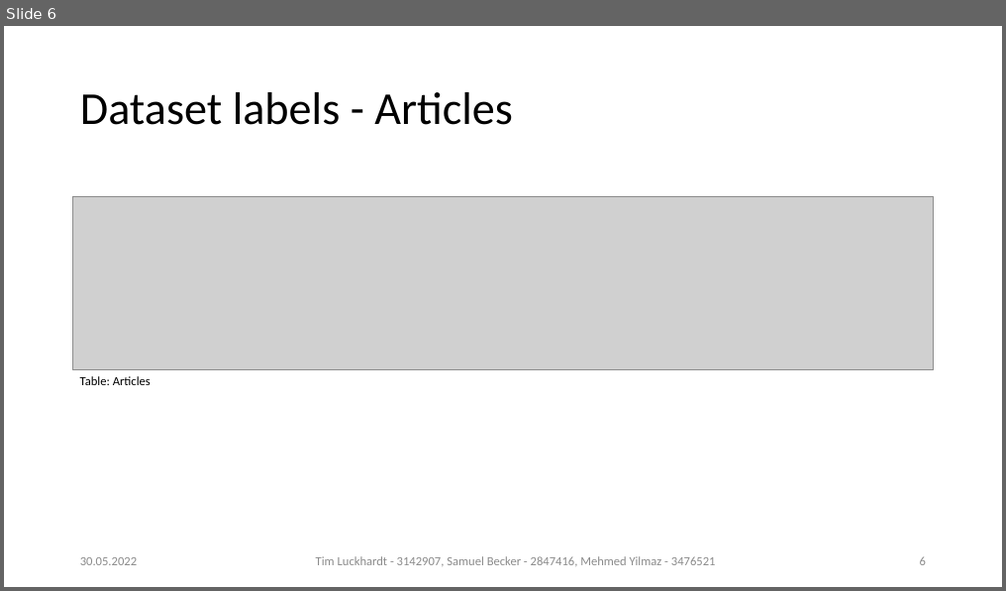
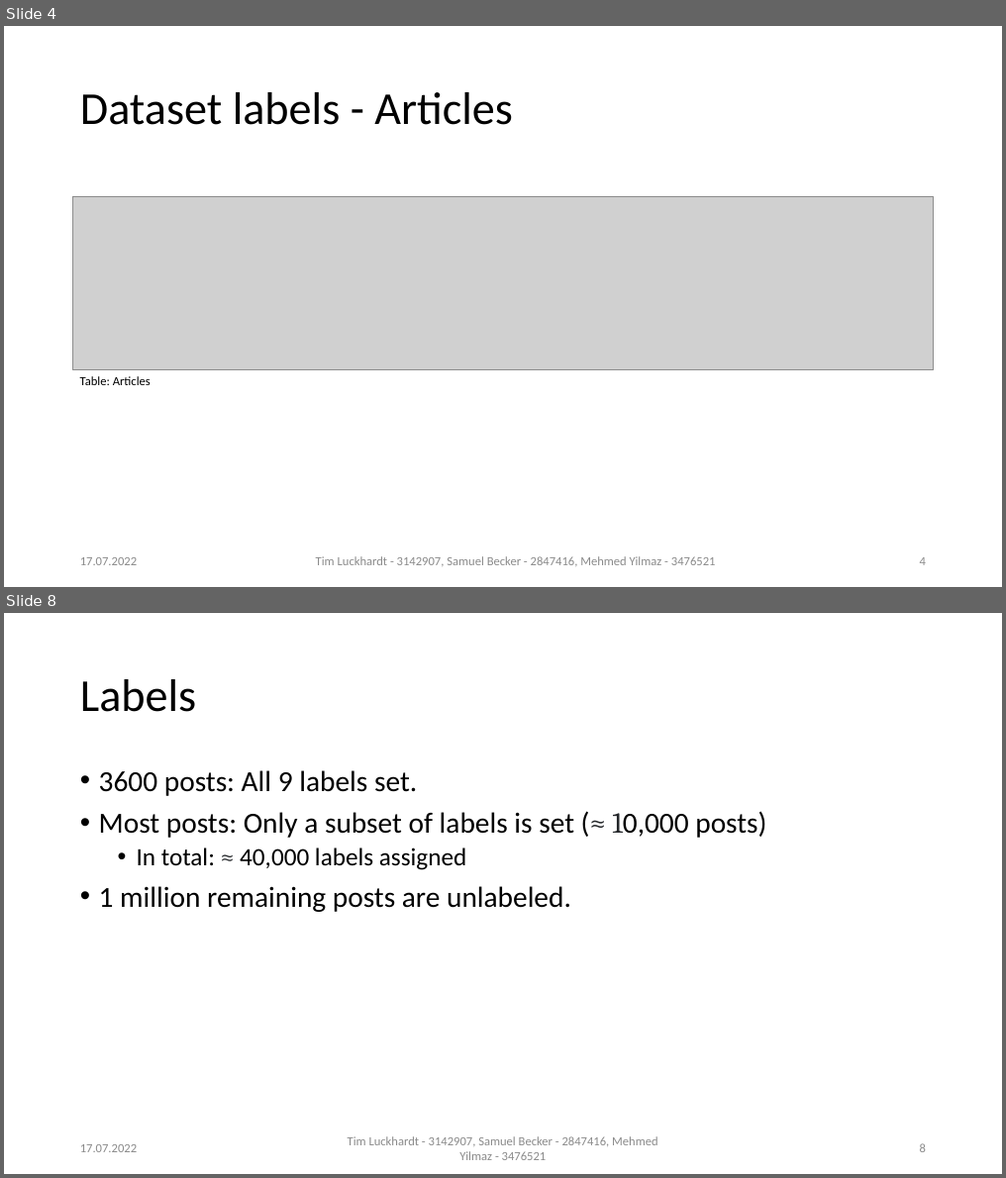
Before and after one commit to TLuckh/GermanArticlesNLP, a slide deck: Team10_ProblemFormulation.pptx. Shown one above the other, each under a label of ours: slide 6 before the commit, slides 4 and 8 after it; the slides between them are not shown. The pictures are 1006x591 and 1006x1178 pixels, drawn with LibreOffice and Linux fonts; fonts in the diff are those of the drawing; grey boxes stand for pictures. Boxes give left, top, right and bottom in pixels: in the first picture for what was removed or moved away, otherwise in the second. Text is boxed around its words. In the diff, an @@ line names an element or a change of style, - is before the commit and + after.

```diff
--- a/Team10_ProblemFormulation.pptx
+++ b/Team10_ProblemFormulation.pptx
@@ slide 8 added at (4,613,1002,1174), background #FFFFFF @@
@@ title added at (80,679,196,712), 44 pt, text #000000 @@
+Labels
@@ text added at (99,770,766,912), 28 pt, text #000000 @@
+• 3600 posts: All 9 labels set.
+• Most posts: Only a subset of labels is set (≈ 10,000 posts)
+  • In total: ≈ 40,000 labels assigned
+• 1 million remaining posts are unlabeled.
@@ text added at (80,1145,137,1153), 12 pt, text #8C8C8C @@
+17.07.2022
@@ text added at (348,1137,658,1160), 12 pt, text #8C8C8C @@
+Tim Luckhardt - 3142907, Samuel Becker - 2847416, Mehmed Yilmaz - 3476521
@@ page number added at (920,1144,926,1153), 12 pt, text #8C8C8C @@
+8
@@ what was slide 6 is now slide 4 @@
@@ slide 4 changed as well @@
@@ text at (80,558,137,566): text changed @@
-30.05.2022
+17.07.2022
@@ page number at (920,558,926,566): text changed @@
-6
+4
```
Also in this commit, not shown: 6 other slides changed, 6 other slides added, 2 slides removed, 4 other files.
